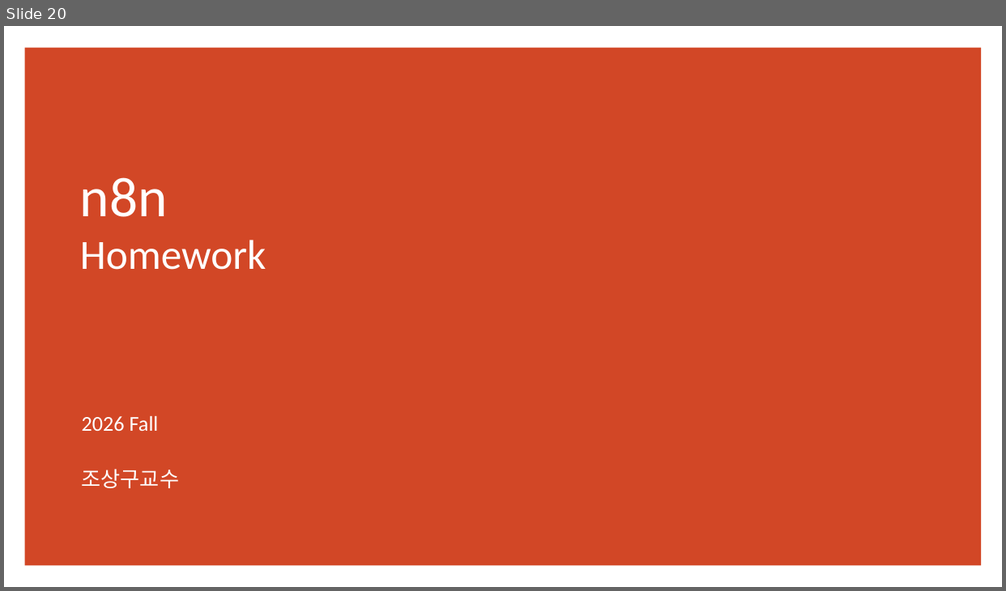
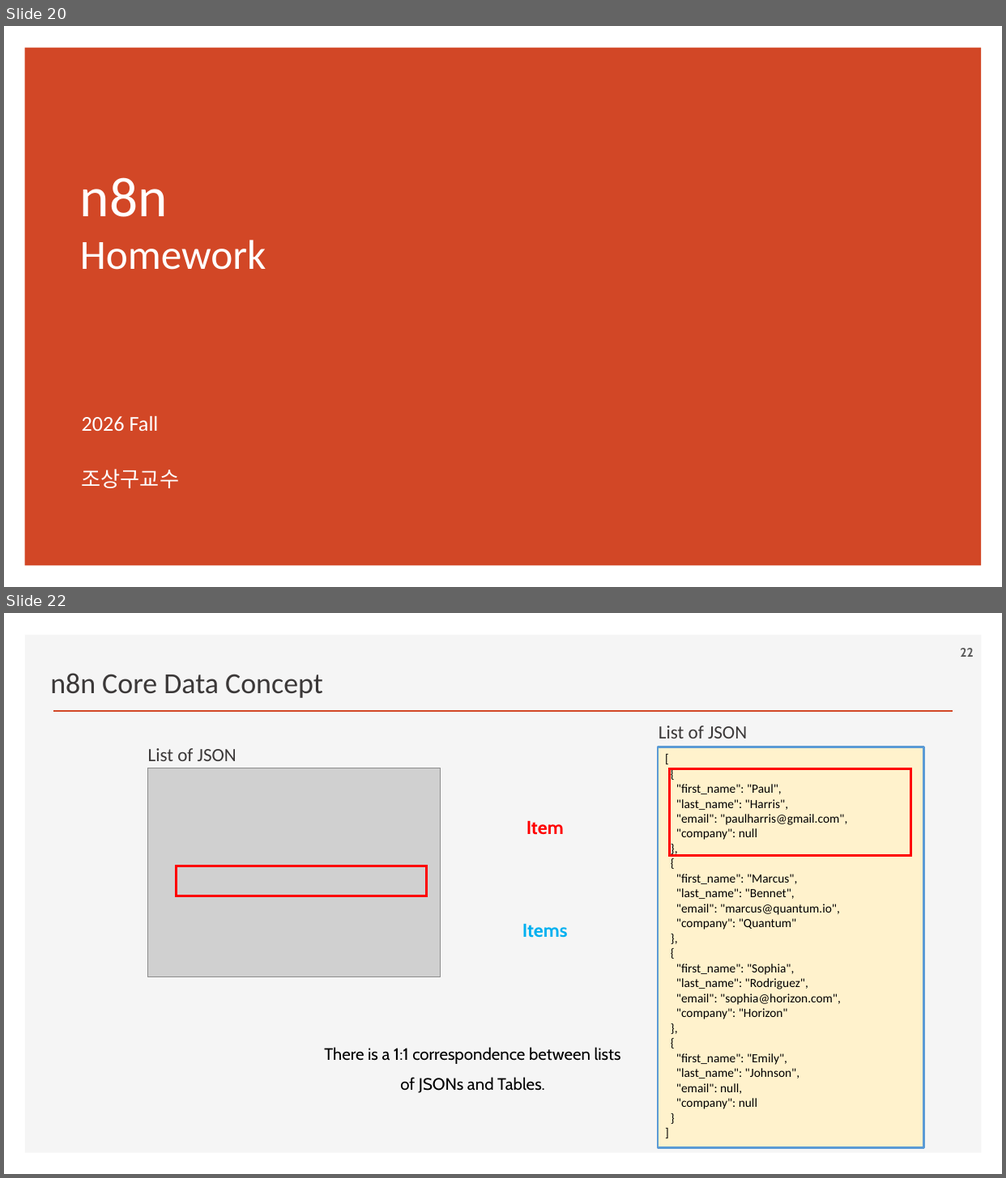
Before and after one commit to ancestor9/2026_Fall_Learning-Langchain-AI-Agent, a slide deck: PPTs/04_AI Workflow_n8n.pptx. Shown one above the other, each under a label of ours: slide 20 before the commit, slides 20 and 22 after it; the slides between them are not shown. The pictures are 1006x591 and 1006x1178 pixels, drawn with LibreOffice and Linux fonts; fonts in the diff are those of the drawing; grey boxes stand for pictures; background and template pictures are left out. Boxes give left, top, right and bottom in pixels: in the first picture for what was removed or moved away, otherwise in the second. Text is boxed around its words. In the diff, an @@ line names an element or a change of style, - is before the commit and + after.

```diff
--- a/PPTs/04_AI Workflow_n8n.pptx
+++ b/PPTs/04_AI Workflow_n8n.pptx
@@ slide 22 added at (4, 613, 1002, 1174), background #FFFFFF @@
@@ rectangle added at (25, 635, 982, 1153), fill #F5F5F5 @@
@@ page number added at (960, 648, 973, 657), 12 pt, text #595959, bold @@
+22
@@ text added at (50, 673, 323, 698), 28 pt, text #3B3838 @@
+n8n Core Data Concept
@@ line added from (53, 711) to (953, 711), #D24726 2 pt @@
@@ text added at (658, 726, 747, 739), 18 pt, text #3B3838 @@
+List of JSON
@@ text added at (148, 748, 236, 761), 18 pt, text #3B3838 @@
+List of JSON
@@ rectangle added at (658, 747, 923, 1148), fill #FFF2CC, outline #5B9BD5 2.25 pt, 12 pt, text #000000 @@
+[
+{
+"first_name": "Paul",
+"last_name": "Harris",
+"email": "paulharris@gmail.com",
+"company": null
+},
+{
+"first_name": "Marcus",
+"last_name": "Bennet",
+"email": "marcus@quantum.io",
+"company": "Quantum"
+},
+{
+"first_name": "Sophia",
+"last_name": "Rodriguez",
+"email": "sophia@horizon.com",
+"company": "Horizon"
+},
+{
+"first_name": "Emily",
+"last_name": "Johnson",
+"email": null,
+"company": null
+}
+]
@@ picture added at (147, 768, 441, 977) @@
@@ rectangle added at (671, 769, 911, 855), outline #FF0000 2.25 pt @@
@@ text added at (526, 821, 564, 835), 18 pt, text #FF0000, bold @@
+Item
@@ rectangle added at (177, 866, 427, 896), outline #FF0000 2.25 pt @@
@@ text added at (522, 924, 568, 938), 18 pt, text #00B0F0, bold @@
+Items
@@ text added at (324, 1047, 621, 1093), 16 pt, text #000000 @@
+There is a 1:1 correspondence between lists of JSONs and Tables.
```
Also in this commit, not shown: 5 slides changed, 9 other slides added.
